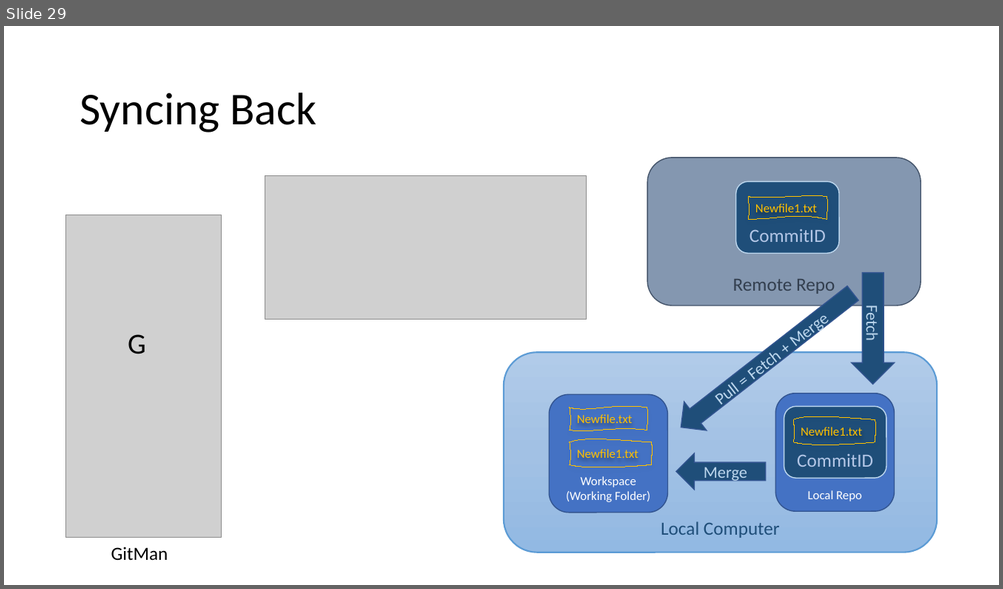
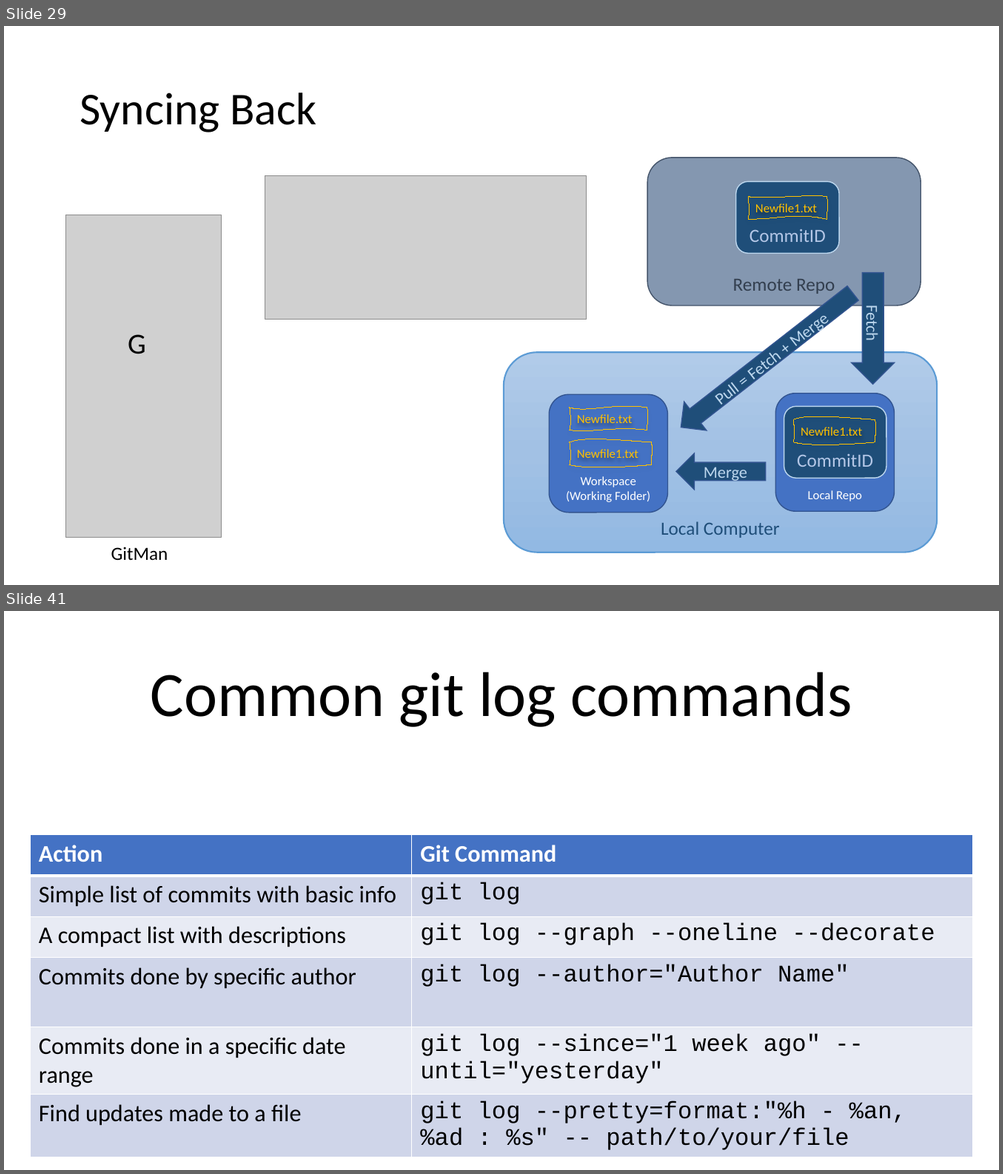
Before and after one commit to LearnWithCSA/GitWorkshop, a slide deck: SlideDeck/Git for Infra.pptx. Shown one above the other, each under a label of ours: slide 29 before the commit, slides 29 and 41 after it; the slides between them are not shown. The pictures are 1003x589 and 1003x1174 pixels, drawn with LibreOffice and Linux fonts; fonts in the diff are those of the drawing; grey boxes stand for pictures. Boxes give left, top, right and bottom in pixels: in the first picture for what was removed or moved away, otherwise in the second. Text is boxed around its words. In the diff, an @@ line names an element or a change of style, - is before the commit and + after.

```diff
--- a/SlideDeck/Git for Infra.pptx
+++ b/SlideDeck/Git for Infra.pptx
@@ slide 41 added at (x1=4, y1=611, x2=999, y2=1170), background #FFFFFF @@
@@ title added at (x1=151, y1=672, x2=852, y2=727), 61 pt, text #000000 @@
+Common git log commands
@@ table added at (x1=30, y1=834, x2=973, y2=1159), 6 rows, 2 columns @@
+Action | Git Command
+Simple list of commits with basic info | git log
+A compact list with descriptions | git log --graph --oneline --decorate
+Commits done by specific author | git log --author="Author Name"
+Commits done in a specific date range | git log --since="1 week ago" --until="yesterday"
+Find updates made to a file | git log --pretty=format:"%h - %an, %ad : %s" -- path/to/your/file
```
Also in this commit, not shown: 4 slides changed, 10 other slides added, 1 slide removed, 2 other files.
